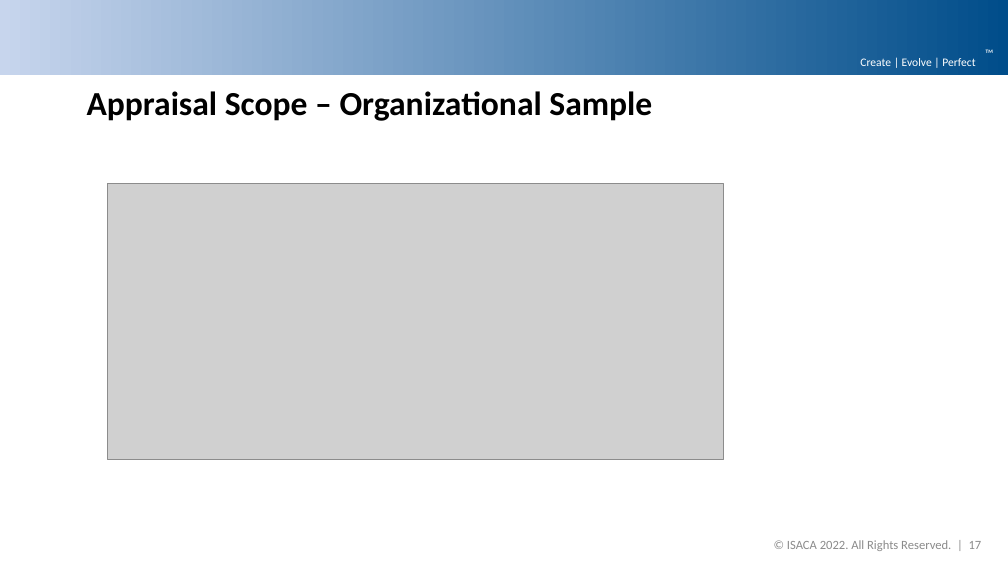
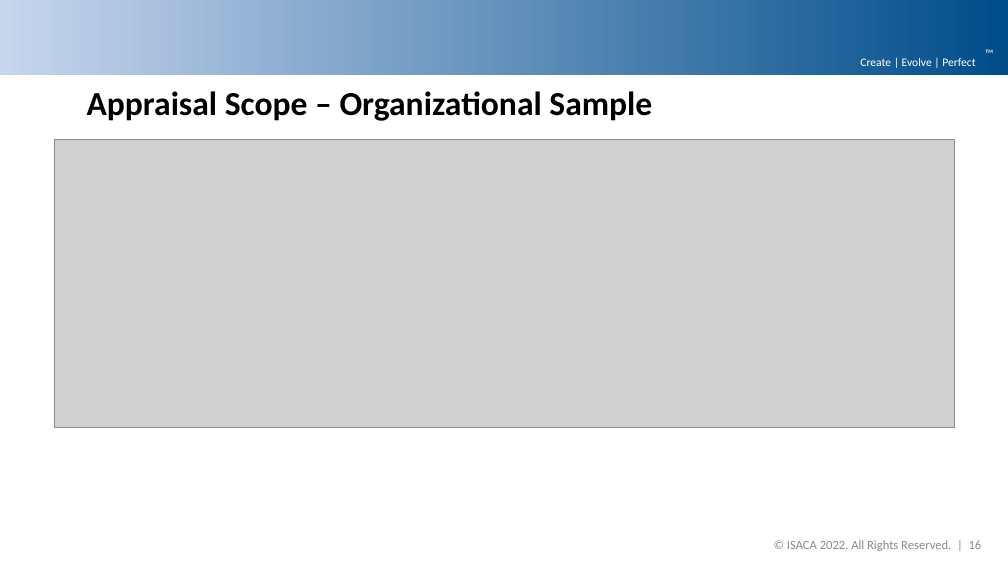
Before and after one commit to DemixTech/CMMITools, a slide deck: slide 16 of 2021-04-12to04-16 (A5) C53517 SoftMARS/30_13v01_MarsBaseAlpha_FinalFindings.pptx (slide 17 before the commit). Drawn at 1008x567 pixels with LibreOffice and Linux fonts; fonts in the diff are those of the drawing; grey boxes stand for pictures; background and template pictures are left out. Boxes give left, top, right and bottom in pixels: in the first picture for what was removed or moved away, otherwise in the second. Text is boxed around its words. In the diff, an @@ line names an element or a change of style, - is before the commit and + after.

```diff
--- a/2021-04-12to04-16 (A5) C53517 SoftMARS/30_13v01_MarsBaseAlpha_FinalFindings.pptx
+++ b/2021-04-12to04-16 (A5) C53517 SoftMARS/30_13v01_MarsBaseAlpha_FinalFindings.pptx
@@ picture resized from (x1=107, y1=184, x2=724, y2=460) to (x1=54, y1=140, x2=954, y2=427) @@
@@ text at (x1=787, y1=540, x2=982, y2=551): text changed @@
-© ISACA 2022. All Rights Reserved. | 17
+© ISACA 2022. All Rights Reserved. | 16
```
Also in this commit, not shown: 7 other slides changed, 1 slide removed, 16 other files.
